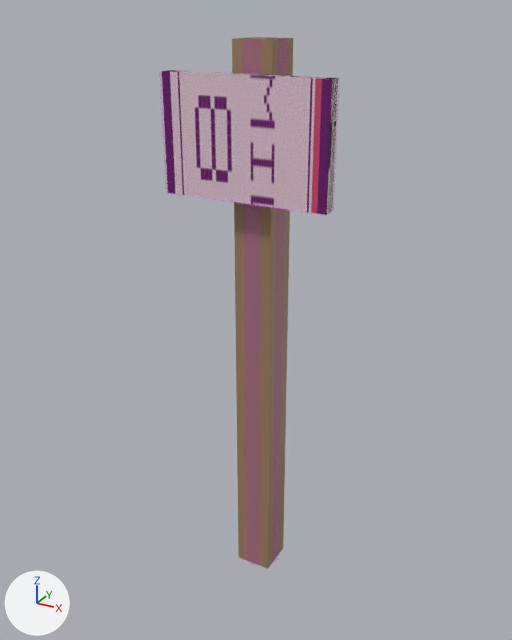
A saved change to the COLLADA model beamng-props/mile-marker/export/dae/milemarker_081.dae.
Camera for both pictures: a camera (50 mm lens) standing at (0.801, -1.489, 1.51) and looking at (-0.013, -0.008, 0.77). The lights are fixed; the arrows at lower left show +X, +Y and +Z. The picture after the commit comes second. Where no turn or scale is listed for an object, it has been applied to the vertices.

In view in the first picture: 'Colmesh_post-1', 'Colmesh_sign-1'.
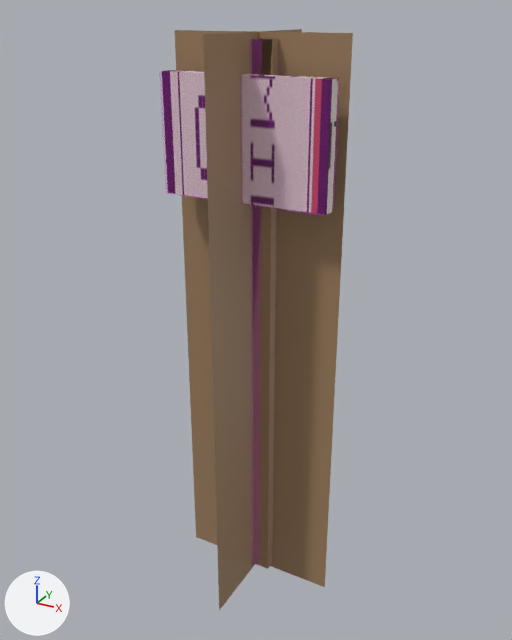
The newer file is also turned or shifted as a whole; pictures and numbers use the older file's frame.

Where the change shows, as pixel boxes (x1, y1, x2, y2) in the pictures (512 x 640 px):
'milemarker_081_a50', added (brown)
    after: (175, 29, 353, 610)
'milemarker_081_a800', now drawn
    after: (167, 39, 338, 569)
    faces in mat_wood_080 (brown #a08161): (260, 39, 278, 569)
    faces in mat_sign_080 (picture img_mile_081_png): (167, 70, 338, 214)

Patch to the scene script:
```diff
--- a/beamng-props/mile-marker/export/dae/milemarker_081.dae.py
+++ b/beamng-props/mile-marker/export/dae/milemarker_081.dae.py
@@ me_milemarker_081_a800 @@
+me_milemarker_081_a800.from_pydata(...)  # a box spanning x -0.05..0.05, y -0.05..0.05, z 0.0..1.45, material slot 0; a box spanning x -0.21..0.21, y -0.095..-0.065, z 1.1..1.38, material slot 1
+me_milemarker_081_a800.materials.append(mat_wood_080)  # brown #a08161
+me_milemarker_081_a800.materials.append(mat_sign_080)  # picture img_mile_081_png
@@ me_milemarker_081_a50 @@
+me_milemarker_081_a50.from_pydata([(-0.22, 0.0, -0.014), (0.22, 0.0, -0.014), (0.22, 0.0, 1.464), (-0.22, 0.0, 1.464), (0.0, -0.22, -0.014), (0.0, 0.22, -0.014), (0.0, 0.22, 1.464), (0.0, -0.22, 1.464)], [], [(1, 3, 0), (5, 7, 4), (1, 2, 3), (5, 6, 7)])
+me_milemarker_081_a50.materials.append(mat_wood_080)  # brown #a08161
@@ ob_milemarker_081_a800 @@
-ob_milemarker_081_a800 = bpy.data.objects.new('milemarker_081_a800', None)
+ob_milemarker_081_a800 = bpy.data.objects.new('milemarker_081_a800', me_milemarker_081_a800)
 ob_milemarker_081_a800.parent = ob_start01
@@ ob_milemarker_081_a50 @@
+ob_milemarker_081_a50 = bpy.data.objects.new('milemarker_081_a50', me_milemarker_081_a50)
+ob_milemarker_081_a50.location = (0.0, -0.022, 0.0)
```
